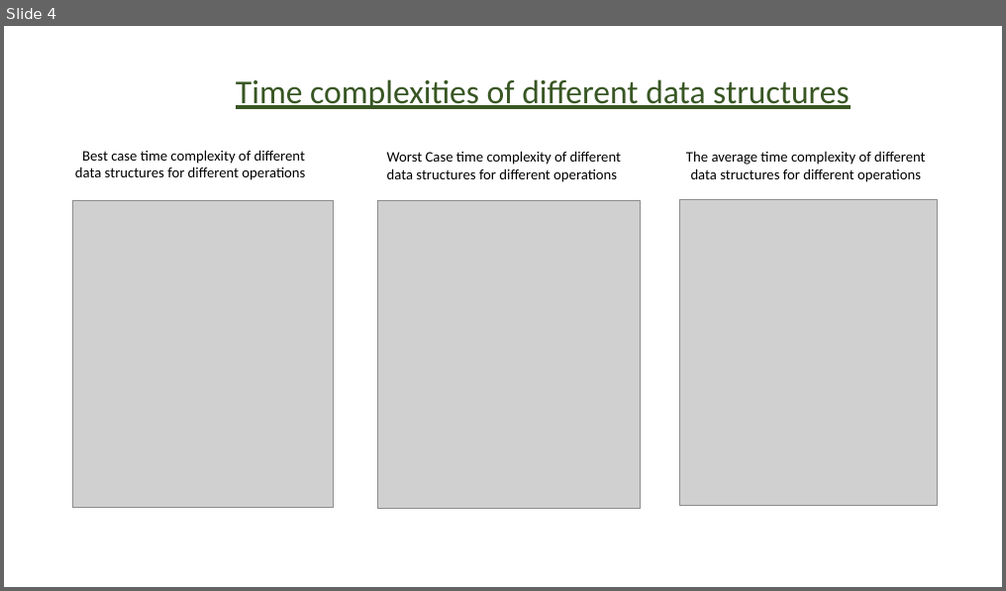
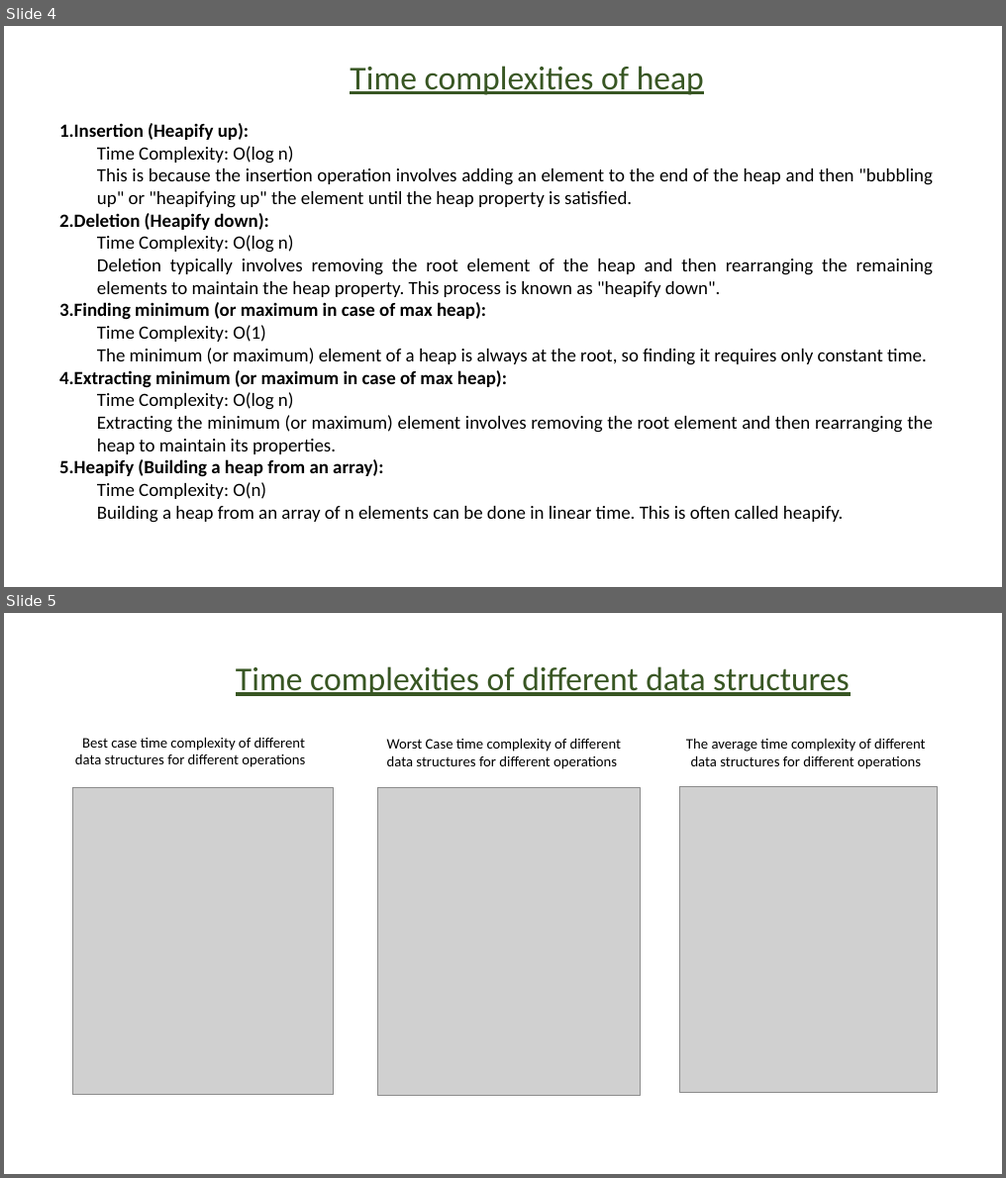
Before and after one commit to GenadyKogan/Data-Structures, a slide deck: t-08-heap/תרגול 8.pptx. Shown one above the other, each under a label of ours: slide 4 before the commit, slides 4 and 5 after it. The pictures are 1006x591 and 1006x1178 pixels, drawn with LibreOffice and Linux fonts; fonts in the diff are those of the drawing; grey boxes stand for pictures; background and template pictures are left out. Boxes give left, top, right and bottom in pixels: in the first picture for what was removed or moved away, otherwise in the second. Text is boxed around its words. In the diff, an @@ line names an element or a change of style, - is before the commit and + after.

Commit message:
t 8 fixed

```diff
--- a/t-08-heap/תרגול 8.pptx
+++ b/t-08-heap/תרגול 8.pptx
@@ slide 4 added at <box>4,26,1002,587</box>, background picture (left out) @@
@@ text added at <box>350,66,704,95</box>, 32 pt, text #385723, underline @@
+Time complexities of heap
@@ text added at <box>59,123,933,523</box>, 18 pt, text #000000 @@
+1. Insertion (Heapify up):
+  Time Complexity: O(log n)
+  This is because the insertion operation involves adding an element to the end of the heap and then "bubbling up" or "heapifying up" the element until the heap property is satisfied.
+2. Deletion (Heapify down):
+  Time Complexity: O(log n)
+  Deletion typically involves removing the root element of the heap and then rearranging the remaining elements to maintain the heap property. This process is known as "heapify down".
+3. Finding minimum (or maximum in case of max heap):
+  Time Complexity: O(1)
+  The minimum (or maximum) element of a heap is always at the root, so finding it requires only constant time.
+4. Extracting minimum (or maximum in case of max heap):
+  Time Complexity: O(log n)
+  Extracting the minimum (or maximum) element involves removing the root element and then rearranging the heap to maintain its properties.
+5. Heapify (Building a heap from an array):
+  Time Complexity: O(n)
+  Building a heap from an array of n elements can be done in linear time. This is often called heapify.
@@ what was slide 4 is now slide 5 @@
```
Also in this commit, not shown: 4 slides changed, 10 other slides added.
